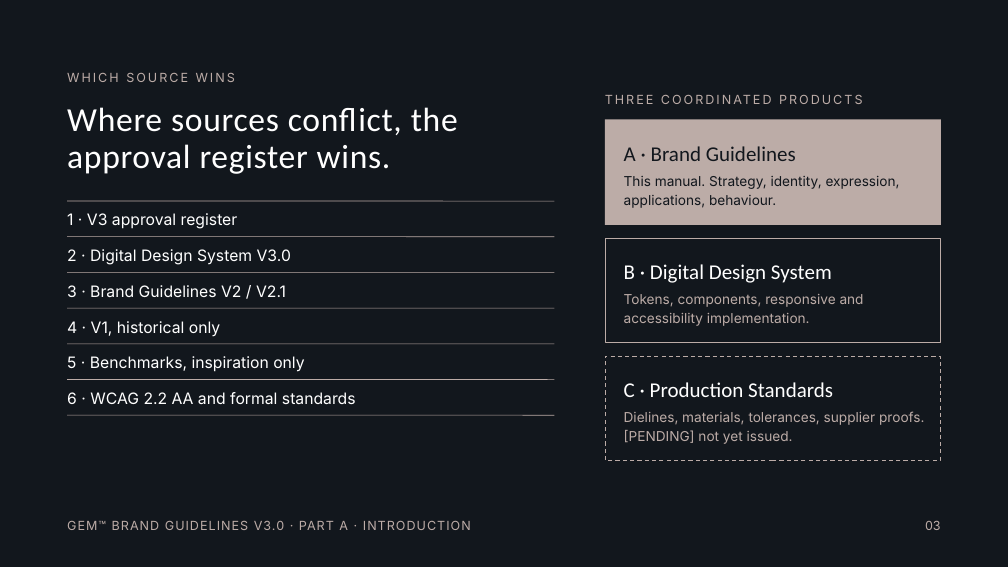
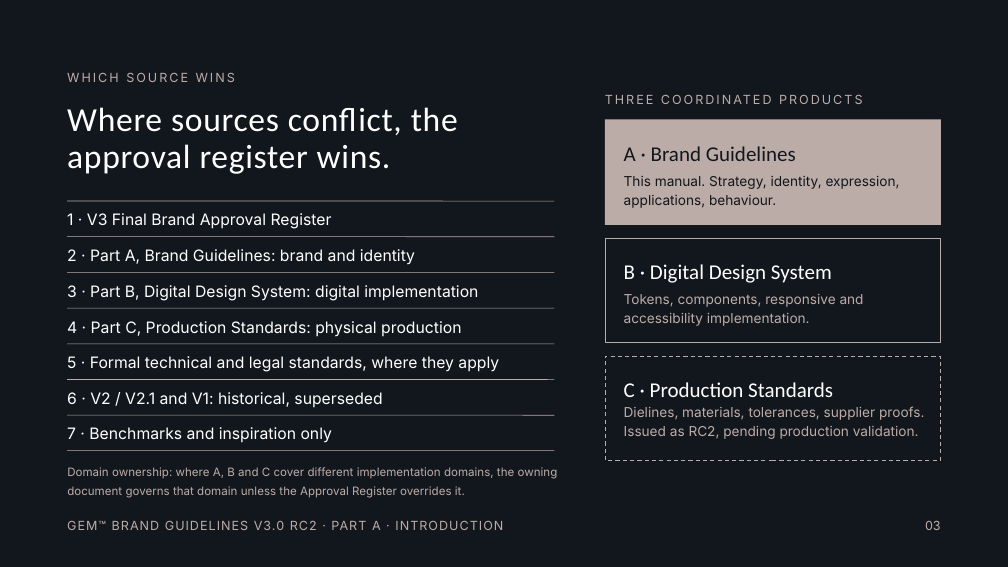
Before and after one commit to mashaelalh/GEM, a slide deck: slide 3 of GEM_V3_RC2/01_working/A-RC2.pptx. Drawn at 1008x567 pixels with LibreOffice and Linux fonts; fonts in the diff are those of the drawing. Boxes give left, top, right and bottom in pixels: in the first picture for what was removed or moved away, otherwise in the second. Text is boxed around its words. In the diff, an @@ line names an element or a change of style, - is before the commit and + after.

```diff
--- a/GEM_V3_RC2/01_working/A-RC2.pptx
+++ b/GEM_V3_RC2/01_working/A-RC2.pptx
@@ text at [67, 213, 332, 229]: text changed @@
-1 · V3 approval register
+1 · V3 Final Brand Approval Register
@@ text at [67, 249, 415, 265]: text changed @@
-2 · Digital Design System V3.0
+2 · Part A, Brand Guidelines: brand and identity
@@ text at [67, 285, 478, 301]: text changed @@
-3 · Brand Guidelines V2 / V2.1
+3 · Part B, Digital Design System: digital implementation
@@ text at [67, 321, 461, 337]: text changed @@
-4 · V1, historical only
+4 · Part C, Production Standards: physical production
@@ text at [67, 356, 499, 372]: text changed @@
-5 · Benchmarks, inspiration only
+5 · Formal technical and legal standards, where they apply
@@ text at [67, 392, 382, 407]: text changed @@
-6 · WCAG 2.2 AA and formal standards
+6 · V2 / V2.1 and V1: historical, superseded
@@ text at [624, 406, 924, 439]: text changed @@
-Dielines, materials, tolerances, supplier proofs. [PENDING] not yet issued.
+Dielines, materials, tolerances, supplier proofs. Issued as RC2, pending production validation.
@@ text added at [67, 427, 332, 443], 15 pt, text #FFFFFF @@
+7 · Benchmarks and inspiration only
@@ line added from (67, 451) to (554, 451), #BCACA7 0.5 pt @@
@@ text added at [67, 467, 558, 498], 11 pt, text #BCACA7 @@
+Domain ownership: where A, B and C cover different implementation domains, the owning document governs that domain unless the Approval Register overrides it.
@@ text at [67, 521, 503, 530]: text changed @@
-GEM™ BRAND GUIDELINES V3.0 · PART A · INTRODUCTION
+GEM™ BRAND GUIDELINES V3.0 RC2 · PART A · INTRODUCTION
```
Also in this commit, not shown: 63 other slides changed, 1 slide added, 4 other files.
